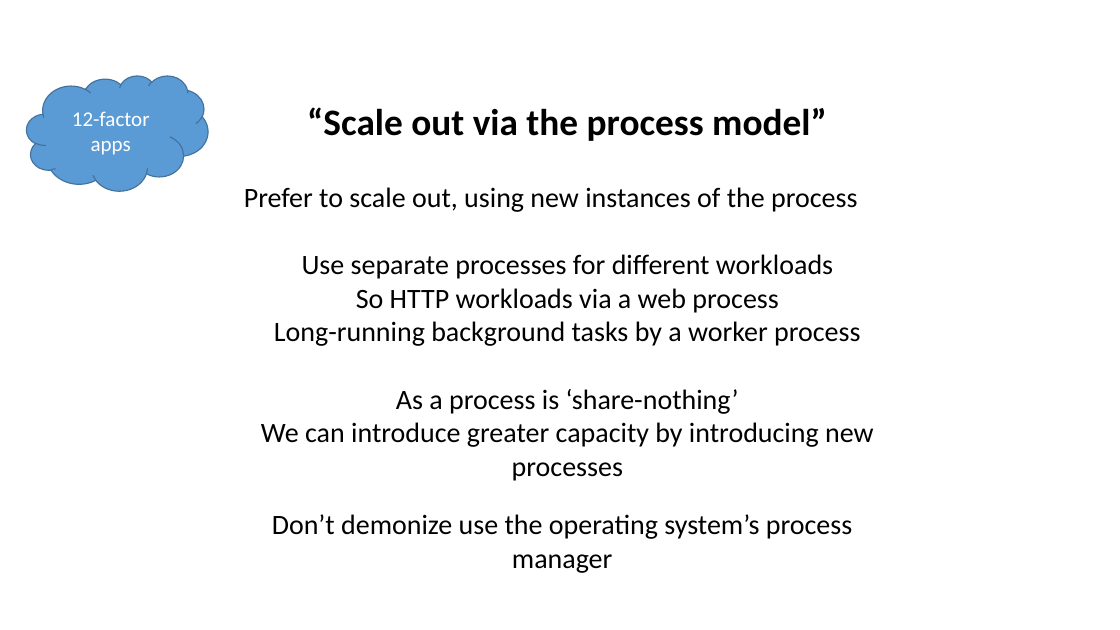
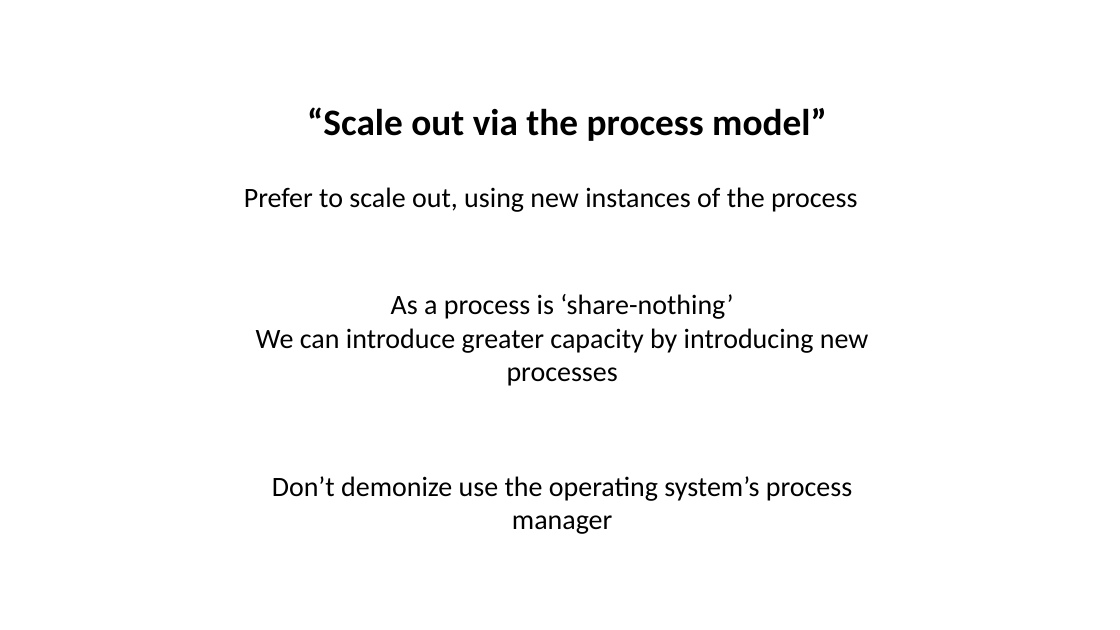
Before and after one commit to iancooper/Presentations, a slide deck: slide 32 of 12-factor apps in .NET (Short).pptx (slide 22 before the commit). Drawn at 1120x630 pixels with LibreOffice and Linux fonts; fonts in the diff are those of the drawing. Boxes give left, top, right and bottom in pixels: in the first picture for what was removed or moved away, otherwise in the second. Text is boxed around its words. In the diff, an @@ line names an element or a change of style, - is before the commit and + after.

```diff
--- a/12-factor apps in .NET (Short).pptx
+++ b/12-factor apps in .NET (Short).pptx
@@ cloud removed at [27,76,208,191] @@
-12-factor apps
@@ text removed at [274,254,860,346] @@
-Use separate processes for different workloads
-So HTTP workloads via a web process
-Long-running background tasks by a worker process
@@ text "As a process is ‘share-nothing’": place and size @@
-text "As a process is ‘share-nothing’" at [261,389,874,481]
+text "As a process is ‘share-nothing’" at [256,294,869,386]
@@ text "Don’t demonize use the operating ...": place and size @@
-text "Don’t demonize use the operating ..." at [272,514,852,573]
+text "Don’t demonize use the operating ..." at [272,476,852,534]
```
Also in this commit, not shown: 22 other slides changed, 19 slides added, 15 slides removed.
